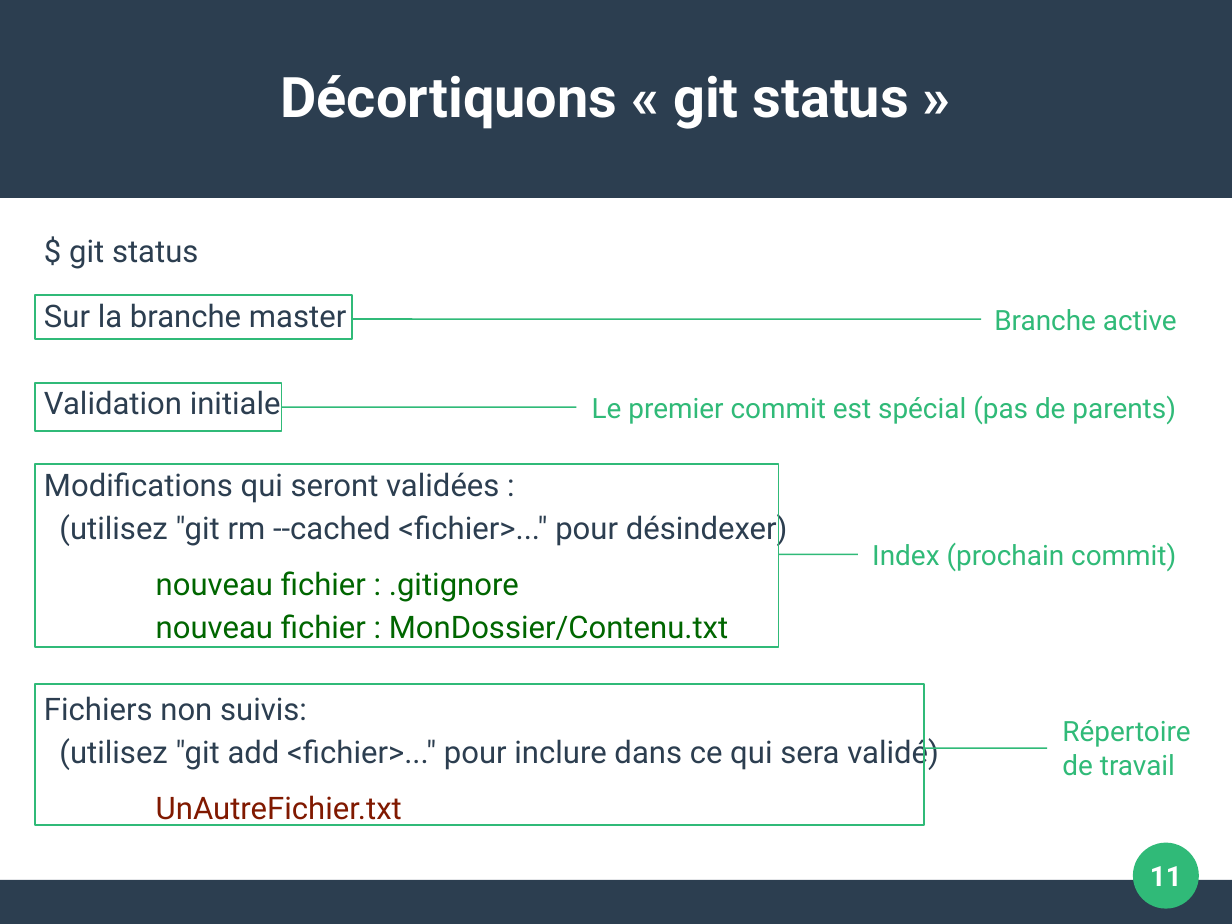
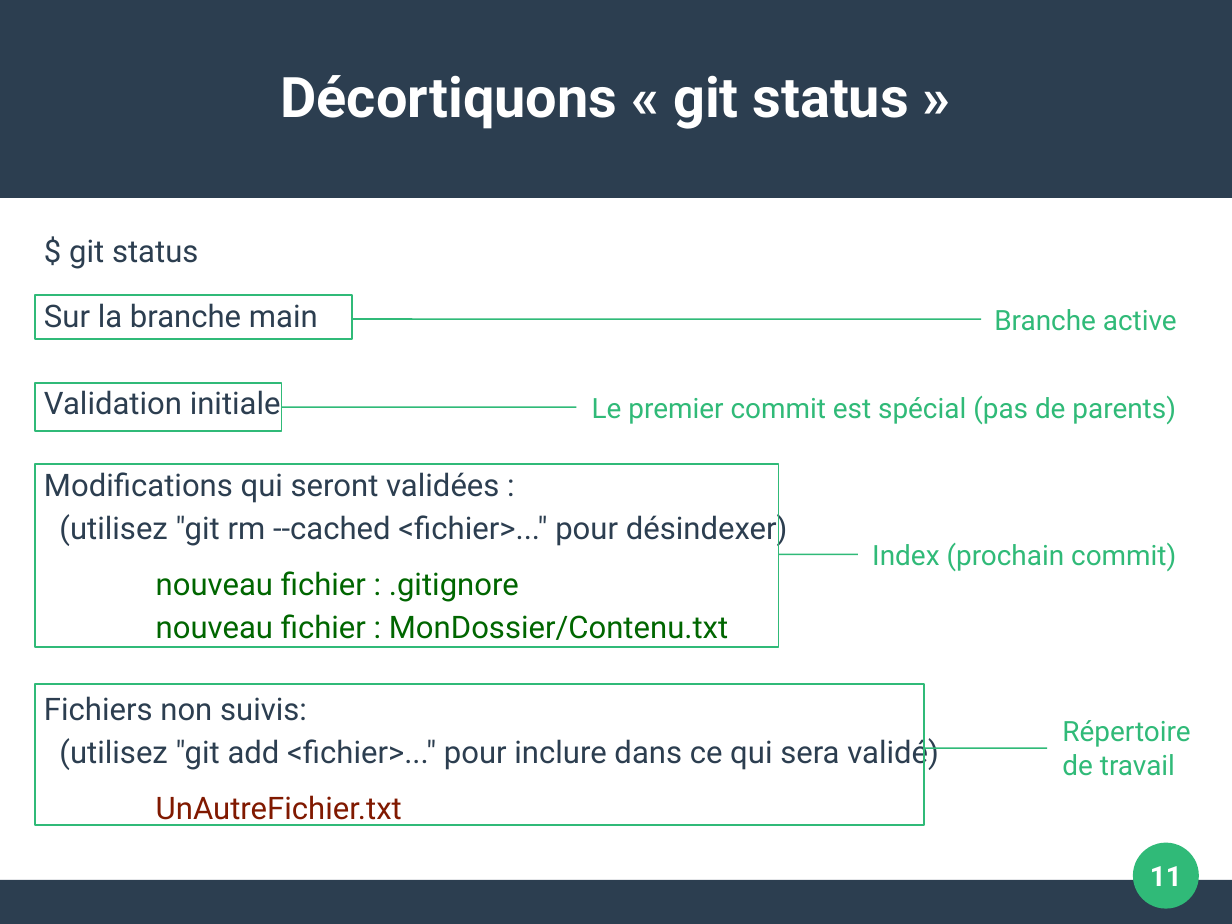
Before and after one commit to pushou/formation-git, a slide deck: slide 11 of Pres2-Versions.odp. Drawn at 1232x924 pixels with LibreOffice and Linux fonts; fonts in the diff are those of the drawing. Boxes give left, top, right and bottom in pixels: in the first picture for what was removed or moved away, otherwise in the second. Text is boxed around its words. In the diff, an @@ line names an element or a change of style, - is before the commit and + after.

Commit message:
Faire les mises à jour master -> main dans les supports

```diff
--- a/Pres2-Versions.odp
+++ b/Pres2-Versions.odp
@@ text at [44, 303, 318, 328]: text changed @@
-Sur la branche master
+Sur la branche main
```
Also in this commit, not shown: 3 other slides changed, 7 other files.
